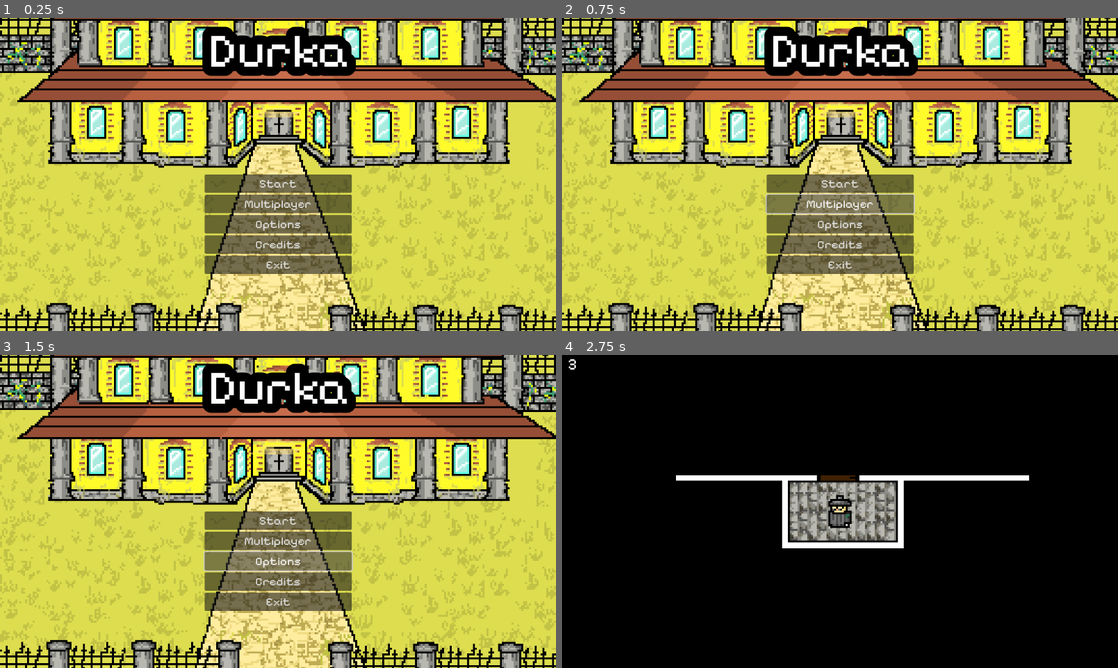
Above: before the commit, frames 1-4 (two rows, left to right).
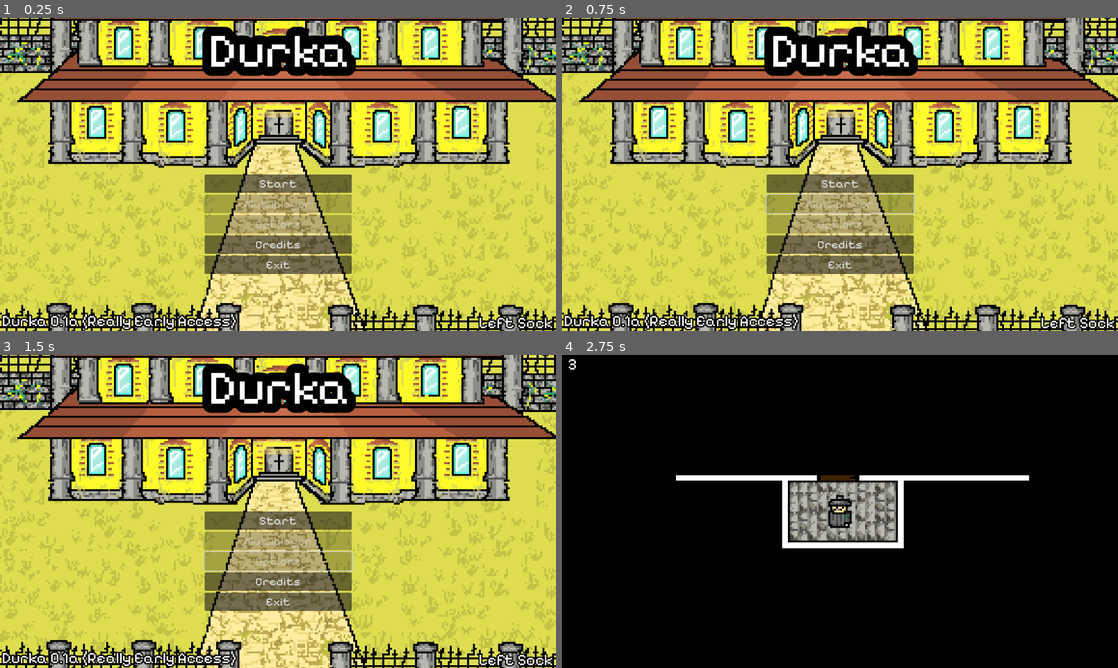
Above: after the commit, the same moments.

Repository: fawgio/durka-game
Game: Godot game, scene res://scenes/main.tscn
The game is run twice, just before and just after one commit, with the same random seed, the same clock (stepped at 60 frames per second) and the same inputs.
Inputs (mouse positions are in pixels of both pictures, inside the frame that each line leads up to):
- Up to frame 1 (0.25 s): no input
- Up to frame 2 (0.75 s): click (840, 205) at 0.5 s, where only the run before the commit has a clickable "Multiplayer"
- Up to frame 3 (1.5 s): click (278, 561) at 1.25 s, where only the run before the commit has a clickable "Options"
- Up to frame 4 (2.75 s): click "Start" at 2 s

The runs differ from the first frame. In frame 1, 4.4% of the frame differs, in the area x 0-100%, y 56-100%; in frame 2, 4.4%; in frame 3, 4.5%; in frame 4, nothing differs.

Commit message:
Fix Multiplayer + Add version display

Diff:
--- a/scenes/main.tscn
+++ b/scenes/main.tscn
@@ -6,6 +6,11 @@
 [sub_resource type="LabelSettings" id="LabelSettings_o5qli"]
 font_size = 100
 outline_size = 75
+outline_color = Color(0, 0, 0, 1)
+
+[sub_resource type="LabelSettings" id="LabelSettings_0wfyh"]
+font_size = 32
+outline_size = 10
 outline_color = Color(0, 0, 0, 1)
 
 [node name="main" type="Control"]
@@ -40,11 +45,13 @@
 [node name="multi" type="Button" parent="VBoxContainer"]
 layout_mode = 2
 theme_override_font_sizes/font_size = 25
+disabled = true
 text = "M_MULTI"
 
 [node name="opt" type="Button" parent="VBoxContainer"]
 layout_mode = 2
 theme_override_font_sizes/font_size = 25
+disabled = true
 text = "M_OPTIONS"
 
 [node name="cred" type="Button" parent="VBoxContainer"]
@@ -68,6 +75,26 @@
 text = "Durka"
 label_settings = SubResource("LabelSettings_o5qli")
 
+[node name="Label2" type="Label" parent="."]
+layout_mode = 0
+offset_left = -143.25
+offset_top = 71.0
+offset_right = 106.75
+offset_bottom = 110.0
+scale = Vector2(0.25, 0.25)
+text = "Durka 0.1a (Really Early Access)"
+label_settings = SubResource("LabelSettings_0wfyh")
+
+[node name="Label3" type="Label" parent="."]
+layout_mode = 0
+offset_left = 104.0
+offset_top = 71.5
+offset_right = 354.0
+offset_bottom = 110.5
+scale = Vector2(0.25, 0.25)
+text = "Left Sock"
+label_settings = SubResource("LabelSettings_0wfyh")
+
 [connection signal="pressed" from="VBoxContainer/start" to="." method="start"]
 [connection signal="pressed" from="VBoxContainer/multi" to="." method="mult"]
 [connection signal="pressed" from="VBoxContainer/opt" to="." method="opt"]
--- a/scenes/options.tscn
+++ b/scenes/options.tscn
@@ -50,10 +50,9 @@
 offset_top = -255.0
 offset_right = 572.0
 offset_bottom = 252.0
-current_tab = 2
+current_tab = 0
 
 [node name="Graphics & Window" type="TabBar" parent="TabContainer"]
-visible = false
 layout_mode = 2
 metadata/_tab_index = 0
 
@@ -148,6 +147,7 @@
 label_settings = SubResource("LabelSettings_yjkok")
 
 [node name="Controls & Gameplay" type="TabBar" parent="TabContainer"]
+visible = false
 layout_mode = 2
 metadata/_tab_index = 2
 
--- a/scripts/mainmenu.gd
+++ b/scripts/mainmenu.gd
@@ -19,16 +19,22 @@
 	$cam.enabled = false
 	self.hide()
 
+func _input(e : InputEvent):
+	if Input.is_key_pressed(KEY_SHIFT):
+		$VBoxContainer/opt.disabled = false
+		$VBoxContainer/multi.disabled = false
+	else:
+		$VBoxContainer/opt.disabled = true
+		$VBoxContainer/multi.disabled = true
+
 func opt():
-	if Input.is_key_pressed(KEY_SHIFT):
-		get_tree().root.add_child(options)
-		self.hide()
+	get_tree().root.add_child(options)
+	self.hide()
 
 func mult():
-	if Input.is_key_pressed(KEY_SHIFT):
-		get_tree().root.add_child(multi)
-		$cam.enabled = false
-		self.hide()
+	get_tree().root.add_child(multi)
+	$cam.enabled = false
+	self.hide()
 
 func cred():
 	get_tree().root.add_child(credits)
--- a/scripts/sidemenu.gd
+++ b/scripts/sidemenu.gd
@@ -52,12 +52,7 @@
 	else:
 		get_tree().get_multiplayer().multiplayer_peer = client
 		Singleton.user_id = get_tree().get_multiplayer().get_unique_id()
-
-
-func _ready() -> void:
-	get_tree().get_multiplayer().peer_connected.connect(func (id):
 		get_tree().root.add_child(preload("res://scenes/game.tscn").instantiate())
 		queue_free()
 		print("JOINING A GAME")
 		print("Your id "+str(Singleton.user_id))
-	)
Not shown: 1 places in scenes/main.tscn that only renumber resources
